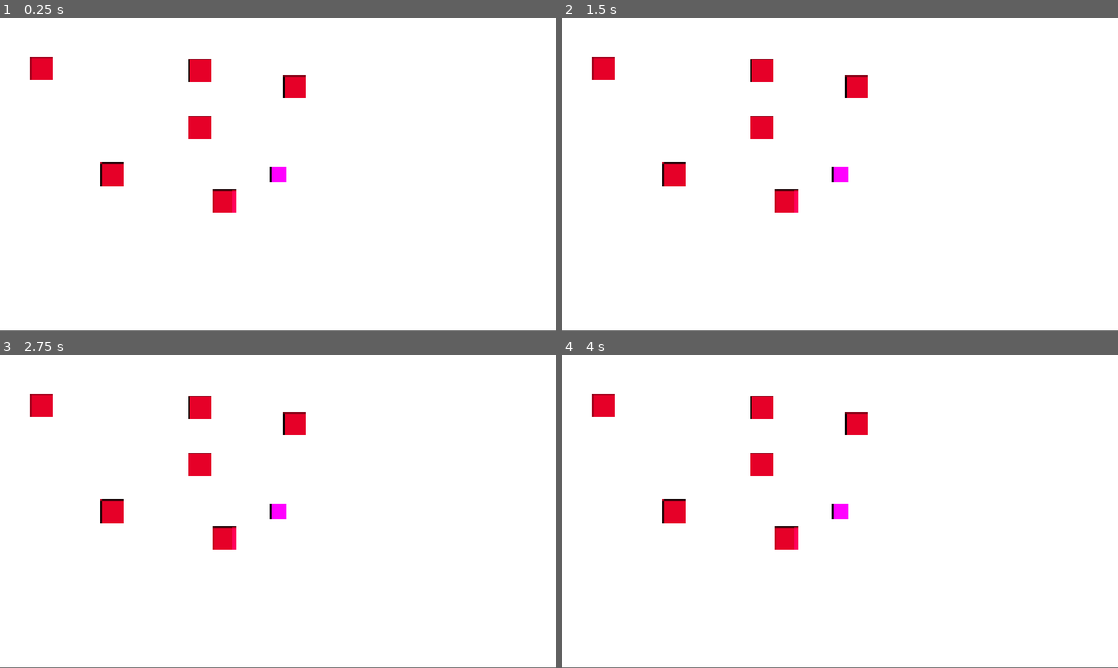
Above: before the commit, frames 1-4 (two rows, left to right).
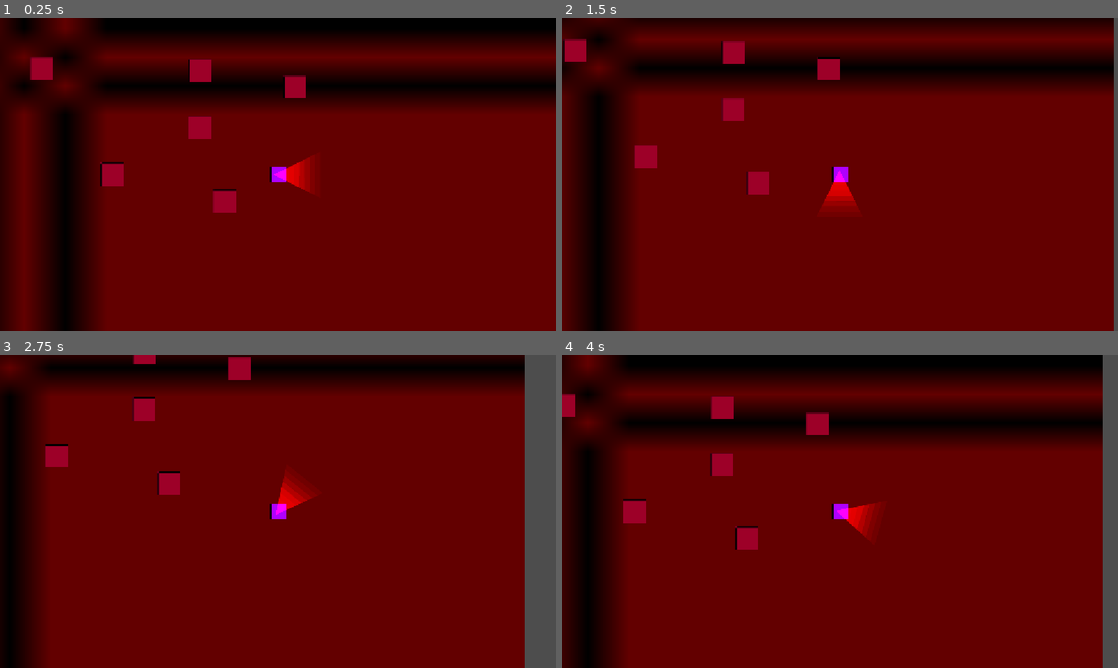
Above: after the commit, the same moments.

Repository: Hailrn/sir-i-want-my-forest-back
Game: Godot game, scene res://main.tscn
The game is run twice, just before and just after one commit, with the same random seed, the same clock (stepped at 60 frames per second) and the same inputs.
Inputs (mouse positions are in pixels of both pictures, inside the frame that each line leads up to):
- Up to frame 1 (0.25 s): no input
- Up to frame 2 (1.5 s): tap Enter at 0.5 s; move the mouse to (962, 158) at 0.52 s; hold D (move_right) 0.53-1.28 s; hold Right mouse button (aim_flashlight) 0.53-1.28 s; tap Shift (sprint) at 0.8, 1.35 s; move the mouse to (728, 190) at 1.27 s; hold S (move_down) from 1.28 s (still down)
- Up to frame 3 (2.75 s): right-click (166, 527) at 1.55 s; move the mouse to (333, 442) at 2.02 s; release S (move_down) at 2.03 s; hold D (move_right) from 2.03 s (still down); hold Right mouse button (aim_flashlight) from 2.03 s (still down); tap Shift (sprint) at 2.3 s
- Up to frame 4 (4 s): move the mouse to (812, 574) at 2.77 s; release D (move_right) at 2.78 s; release Right mouse button (aim_flashlight) at 2.78 s; hold W (move_up) 2.78-3.53 s; tap Shift (sprint) at 2.85, 3.8 s; right-click (812, 574) at 3.05 s; move the mouse to (1006, 558) at 3.52 s; hold A (move_left) from 3.53 s (still down); hold Right mouse button (aim_flashlight) from 3.53 s (still down)

The runs differ from the first frame. In frame 1, 100% of the frame differs, in the area x 0-100%, y 0-100%; in frame 2, 100%; in frame 3, 100%; in frame 4, 100%.

Commit message:
Sprint 2: movement, sprint, flashlight

Diff:
--- a/main.tscn
+++ b/main.tscn
@@ -3,11 +3,21 @@
 [ext_resource type="PackedScene" uid="uid://b1f18v7ibqrq1" path="res://player.tscn" id="1_0xm2m"]
 [ext_resource type="PackedScene" uid="uid://d1ce5oeelkewu" path="res://pohon_sawit.tscn" id="2_h2yge"]
 
+[sub_resource type="PlaceholderTexture2D" id="PlaceholderTexture2D_48jqd"]
+size = Vector2(15, 13)
+
 [node name="Main" type="Node2D" unique_id=511720190]
 
-[node name="ColorRect" type="ColorRect" parent="." unique_id=334843562]
-offset_right = 1155.0
-offset_bottom = 646.0
+[node name="CanvasModulate" type="CanvasModulate" parent="." unique_id=268741394]
+position = Vector2(4.0000014, 244.99998)
+scale = Vector2(63.69, 63.69)
+color = Color(0.68557847, 0.7852542, 1, 1)
+
+[node name="Sprite2D" type="Sprite2D" parent="." unique_id=29323982]
+modulate = Color(0.56434906, 0.6568641, 1.347661e-06, 1)
+position = Vector2(566.5, 378.75)
+scale = Vector2(85.399994, 59.26923)
+texture = SubResource("PlaceholderTexture2D_48jqd")
 
 [node name="Player" parent="." unique_id=1679798112 instance=ExtResource("1_0xm2m")]
 position = Vector2(580, 325)
--- /dev/null
+++ b/player.gd
@@ -0,0 +1,49 @@
+extends CharacterBody2D
+
+# --- KONFIGURASI KECEPATAN ---
+@export var walk_speed: float = 150.0
+@export var sprint_speed: float = 250.0
+@export var aim_penalty_multiplier: float = 0.5 # Penalti kecepatan saat nge-aim pakai mouse
+
+# Referensi ke node Senter (PointLight2D)
+@onready var flashlight: PointLight2D = $PointLight2D
+
+func _physics_process(delta: float) -> void:
+	# 1. Ambil Input Pergerakan 8 Arah
+	# Ini otomatis menangani normalisasi diagonal (biar gak lebih cepat saat serong)
+	var input_dir := Input.get_vector("move_left", "move_right", "move_up", "move_down")
+
+	# 2. Cek State (Kondisi)
+	# Cek apakah nahan Shift DAN sedang bergerak
+	var is_sprinting := Input.is_action_pressed("sprint") and input_dir != Vector2.ZERO
+
+	# Cek apakah nahan Klik Kanan Mouse
+	var is_aiming := Input.is_action_pressed("aim_flashlight")
+
+	# 3. Hitung Kecepatan Akhir
+	var current_speed := sprint_speed if is_sprinting else walk_speed
+
+	# Kalau sedang aim pakai mouse, kecepatan dipotong (x0.5)
+	if is_aiming:
+		current_speed *= aim_penalty_multiplier
+
+	# 4. Terapkan Movement ke Karakter
+	velocity = input_dir * current_speed
+	move_and_slide()
+
+	# 5. Panggil fungsi Update Senter
+	_update_flashlight(input_dir, is_aiming)
+
+
+func _update_flashlight(input_dir: Vector2, is_aiming: bool) -> void:
+	if is_aiming:
+		# --- MODE 2: Senter Ikut Mouse ---
+		var mouse_pos = get_global_mouse_position()
+		# Gunakan look_at agar senter menghadap posisi mouse
+		flashlight.look_at(mouse_pos)
+	else:
+		# --- MODE 1: Senter Ikut Arah Gerak ---
+		# Hanya rotasi jika pemain sedang bergerak (biar senter gak aneh pas diem)
+		if input_dir != Vector2.ZERO:
+			# .angle() mengubah vektor arah (x,y) menjadi derajat rotasi
+			flashlight.rotation = input_dir.angle()
--- a/player.tscn
+++ b/player.tscn
@@ -1,4 +1,7 @@
 [gd_scene format=3 uid="uid://b1f18v7ibqrq1"]
+
+[ext_resource type="Script" uid="uid://dpcglrqjda7hy" path="res://player.gd" id="1_4flbx"]
+[ext_resource type="Texture2D" uid="uid://bd5fsu6fdofic" path="res://assets/flashlight_ray.png" id="2_onrkg"]
 
 [sub_resource type="PlaceholderTexture2D" id="PlaceholderTexture2D_pfgwt"]
 size = Vector2(32, 32)
@@ -6,13 +9,8 @@
 [sub_resource type="RectangleShape2D" id="RectangleShape2D_48jqd"]
 size = Vector2(32, 32)
 
-[sub_resource type="Gradient" id="Gradient_sh265"]
-
-[sub_resource type="GradientTexture2D" id="GradientTexture2D_48jqd"]
-gradient = SubResource("Gradient_sh265")
-fill = 1
-
 [node name="Player" type="CharacterBody2D" unique_id=1679798112]
+script = ExtResource("1_4flbx")
 
 [node name="Sprite2D" type="Sprite2D" parent="." unique_id=644362936]
 texture = SubResource("PlaceholderTexture2D_pfgwt")
@@ -20,7 +18,6 @@
 [node name="CollisionShape2D" type="CollisionShape2D" parent="." unique_id=933423430]
 shape = SubResource("RectangleShape2D_48jqd")
 
-[node name="PointLight2D" type="PointLight2D" parent="." unique_id=1341632544]
-energy = 1.5
-texture = SubResource("GradientTexture2D_48jqd")
-texture_scale = 3.0
+[node name="PointLight2D" type="PointLight2D" parent="." unique_id=1379504464]
+texture = ExtResource("2_onrkg")
+offset = Vector2(40, 0.45)
Binary file added: assets/flashlight_ray.png
Not shown, added: assets/flashlight_ray.png.import
Not shown, added: player.gd.uid
Not shown, changed: DEVLOG.md
